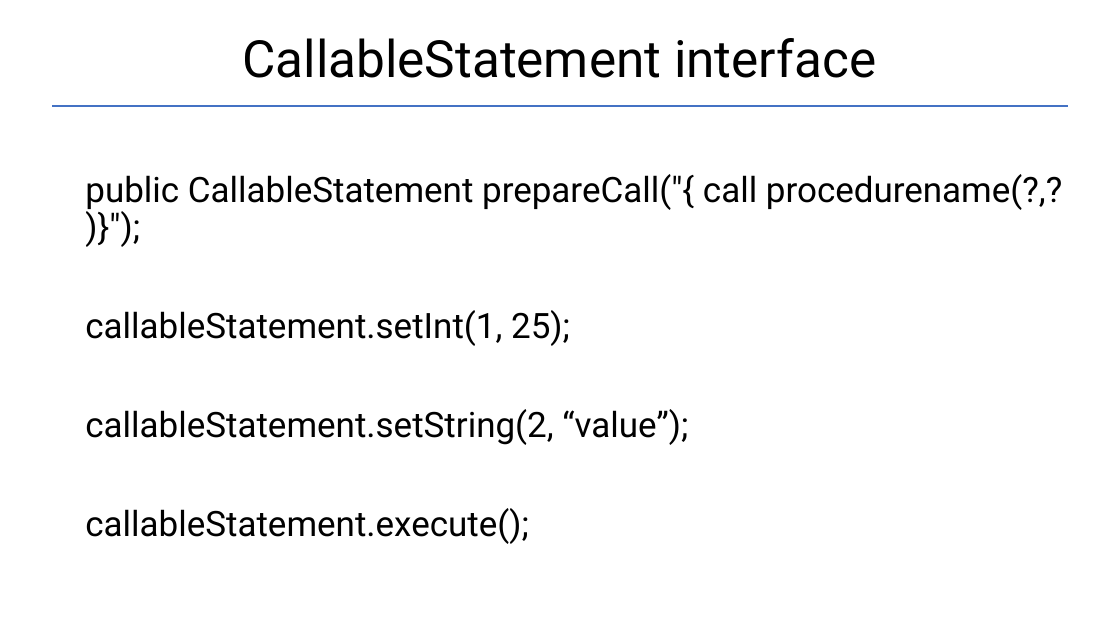
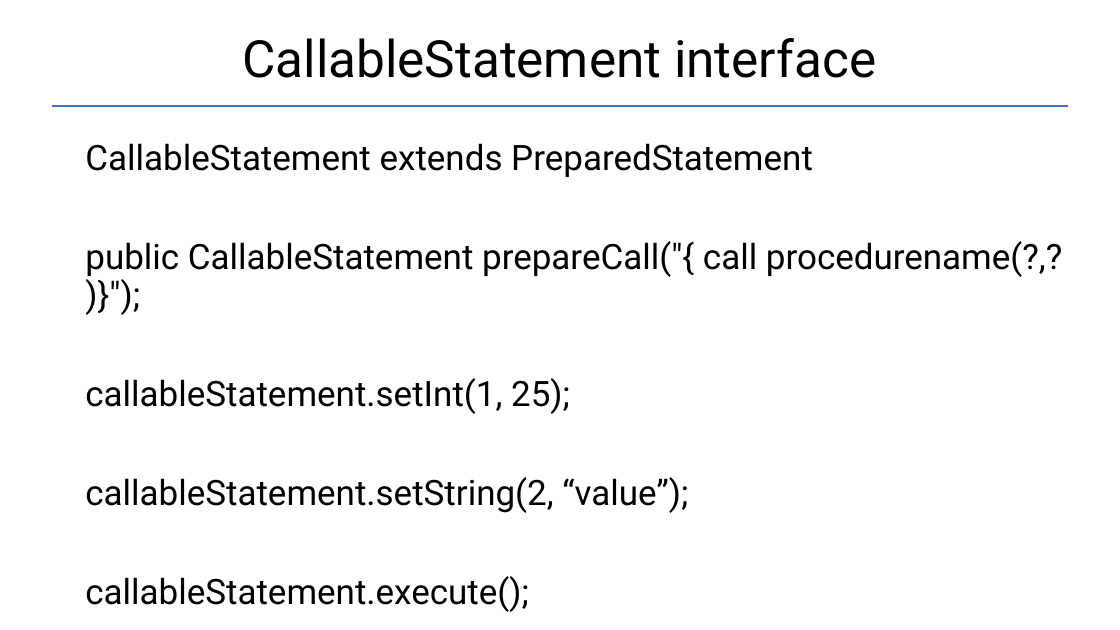
Before and after one commit to Garnik94/Levelup_presentations, a slide deck: slide 15 of JDBC/JDBC_Presentation.pptx. Drawn at 1120x630 pixels with LibreOffice and Linux fonts; fonts in the diff are those of the drawing. Boxes give left, top, right and bottom in pixels: in the first picture for what was removed or moved away, otherwise in the second. Text is boxed around its words. In the diff, an @@ line names an element or a change of style, - is before the commit and + after.

```diff
--- a/JDBC/JDBC_Presentation.pptx
+++ b/JDBC/JDBC_Presentation.pptx
@@ text "CallableStatement extends PreparedStatement": place and size @@
-text "CallableStatement extends PreparedStatement" at [85,174,1062,544]
+text "CallableStatement extends PreparedStatement" at [85,143,1062,612]
@@ text at [85,143,813,177]: paragraph added @@
+CallableStatement extends PreparedStatement
```
Also in this commit, not shown: 5 other slides changed, 4 other files.
